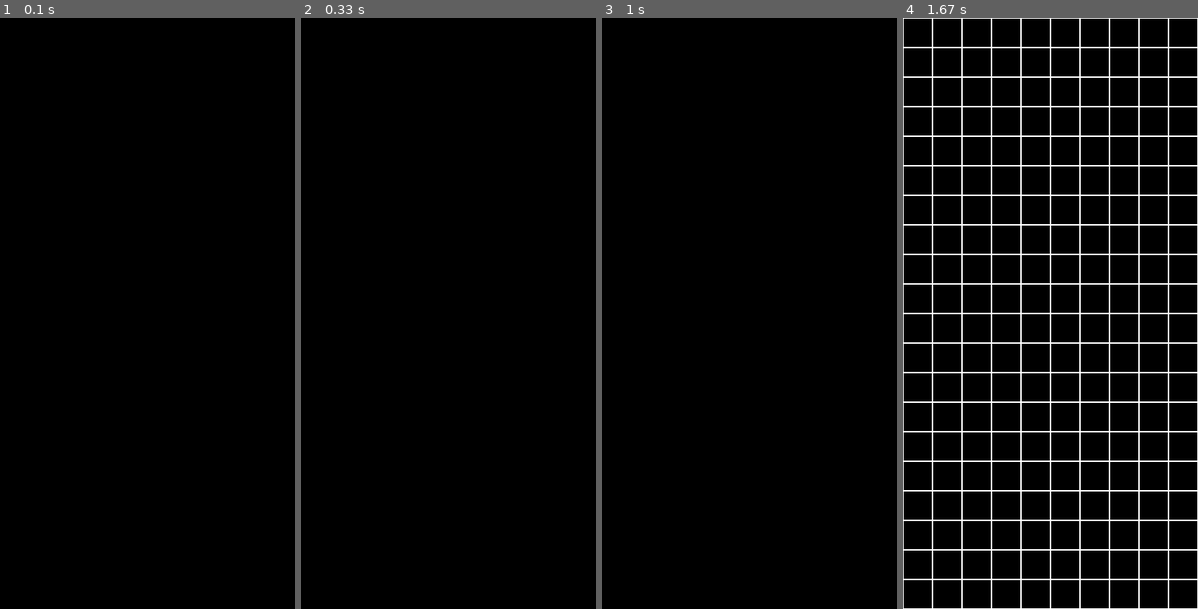
Above: before the commit, frames 1-4 (left to right).
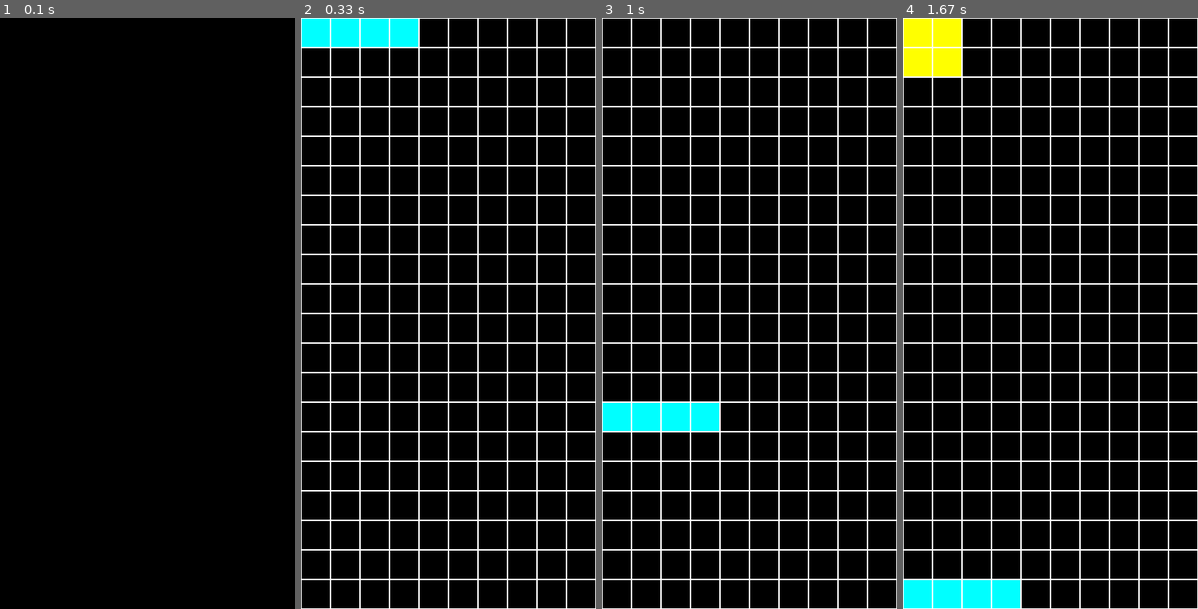
Above: after the commit, the same moments.

Repository: CogitoNTNU/TetrisAI
Game: pygame game, started from main.py
The game is run twice, just before and just after one commit, with the same random seed, the same clock (stepped at 60 frames per second) and the same inputs.
Inputs:
- Up to frame 1 (0.1 s): no input
- Up to frame 2 (0.33 s): no input
- Up to frame 3 (1 s): hold Right 0.33-0.8 s; hold Up from 0.83 s (still down)
- Up to frame 4 (1.67 s): release Up at 1.3 s; hold Right from 1.33 s (still down)

Frame 1 is identical in both runs. In frame 2, 12% of the frame differs, in the area x 0-100%, y 0-100%; in frame 3, 12%; in frame 4, 3.6%.

Commit message:
feat: added demo mode for agent

Diff:
--- a/src/agents/agent.py
+++ b/src/agents/agent.py
@@ -77,18 +77,17 @@
 
     # Get the result of the agent's action
     result = agent.result(board)
+
+    if Action.HARD_DROP in result:
+        result.remove(Action.HARD_DROP)
+        result.append([Action.SOFT_DROP] * 20)
     # Perform the action(s) on the board
     if isinstance(result, list):
         for action in result:
-            board.doAction(action)
-            sleep(0.3)
-            # board.printBoard()
+            board.doAction(action, demo=True)
     else:
-        board.doAction(result)
-        sleep(0.1)
-        # board.printBoard()
+        board.doAction(action, demo=True)
     # Advance the game by one frame
     board.doAction(Action.SOFT_DROP)
     if board.blockHasLanded:
         board.updateBoard()
-    # board.printBoard()
--- a/src/game/tetris.py
+++ b/src/game/tetris.py
@@ -2,8 +2,11 @@
 import copy
 
 from enum import Enum, auto
+from time import sleep
 
 from src.game.block import Block
+
+DEMO_SLEEP = 0.05
 
 
 class Action(Enum):
@@ -91,12 +94,13 @@
     def getBoard(self) -> list[list[int]]:
         return copy.deepcopy(self.board)
 
-    def doAction(self, action: Action) -> None:
+    def doAction(self, action: Action, demo: bool = False) -> None:
         """
         Performs the specified action on the current block and updates the game board accordingly.
 
         Args:
             action (Action): The action to perform, as defined in the Action enumeration.
+            demo   (bool): If True, the action will be performed with a delay for demonstration purposes.
         """
 
         # Move the new block according to the action
@@ -125,6 +129,8 @@
         if self.isValidBlockPosition(new_block):
             self.block = new_block
             self._placeBlock()
+            if demo:
+                sleep(DEMO_SLEEP)
 
 
     def updateBoard(self):
@@ -327,7 +333,7 @@
 
     if current_state == target_state:
         actions.append(Action.SOFT_DROP)
-        print("No transition needed")
+        # print("No transition needed")
         return actions
 
     # Find where the last block is in the target state
